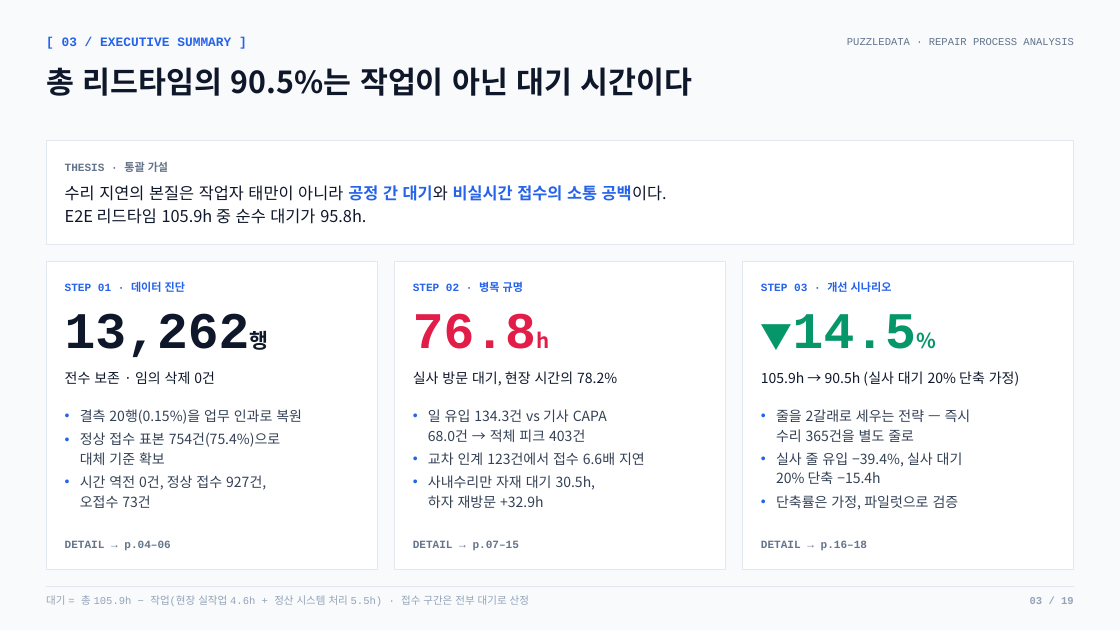
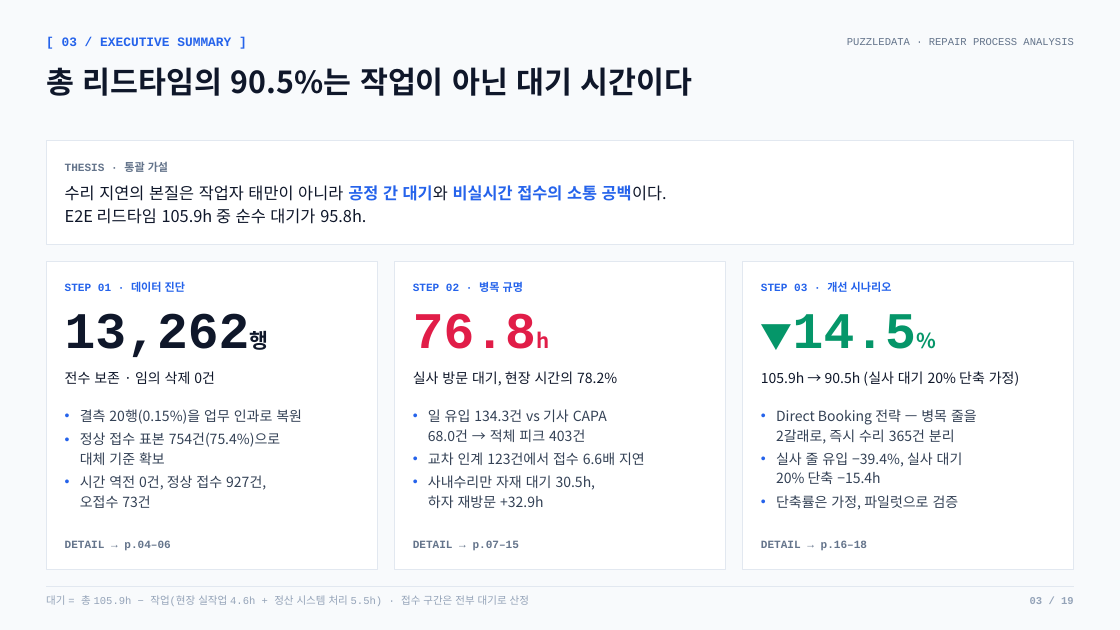
Before and after one commit to nus1245/puzzle_data, a slide deck: slide 3 of outputs/pptx/puzzledata_repair_report.pptx. Drawn at 1120x630 pixels with LibreOffice and Linux fonts; fonts in the diff are those of the drawing. Boxes give left, top, right and bottom in pixels: in the first picture for what was removed or moved away, otherwise in the second. Text is boxed around its words. In the diff, an @@ line names an element or a change of style, - is before the commit and + after.

```diff
--- a/outputs/pptx/puzzledata_repair_report.pptx
+++ b/outputs/pptx/puzzledata_repair_report.pptx
@@ text at (776,409,977,444): text changed @@
-• 줄을 2갈래로 세우는 전략 — 즉시
-  수리 365건을 별도 줄로
+• Direct Booking 전략 — 병목 줄을
+  2갈래로, 즉시 수리 365건 분리
```
Also in this commit, not shown: 3 other slides changed, 3 other files.
